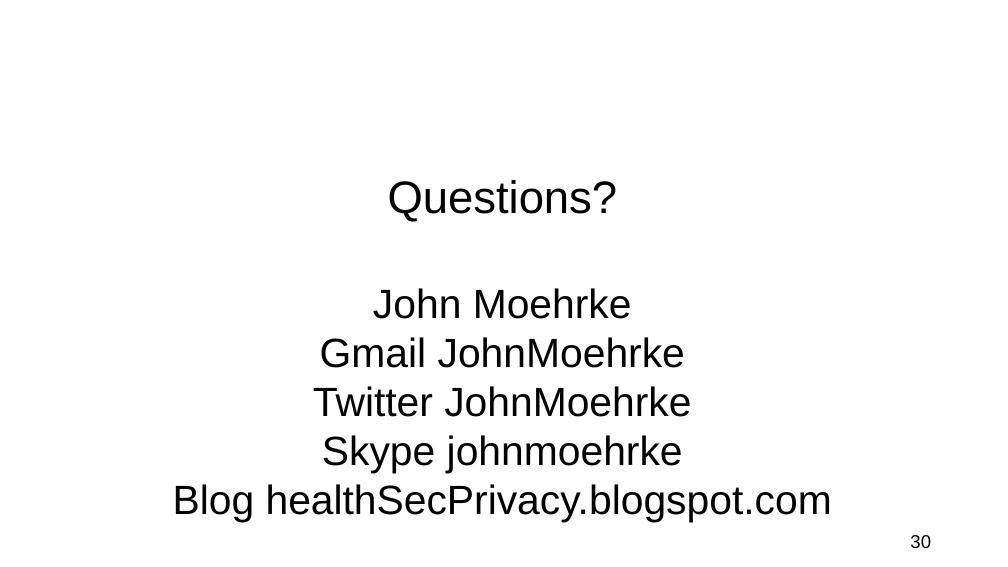
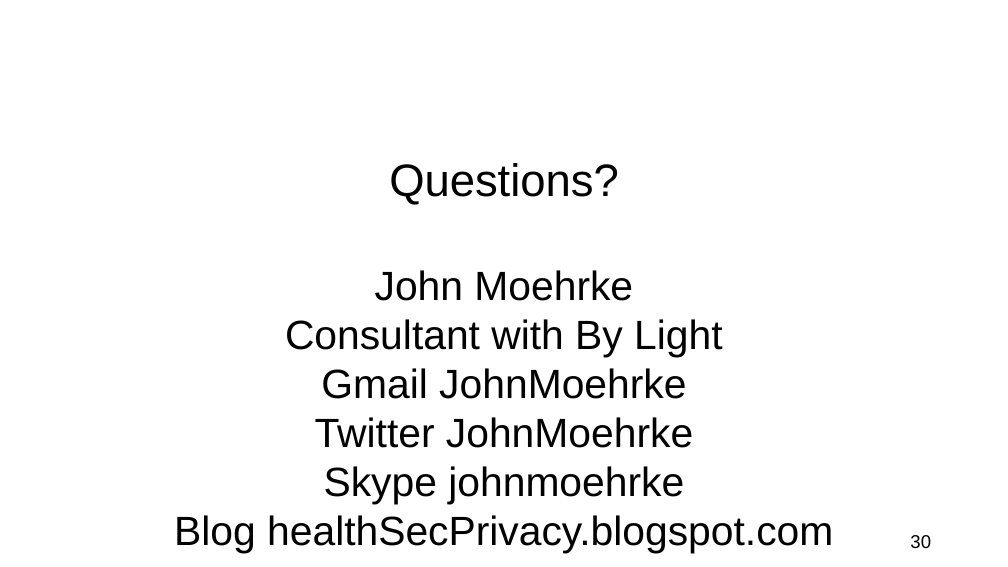
Before and after one commit to IHE/IT-Infrastructure, a slide deck: slide 30 of Presentations/XDSonFHIR-MHD+mXDE+QEDm.pptx. Drawn at 1008x567 pixels with LibreOffice and Linux fonts; fonts in the diff are those of the drawing. Boxes give left, top, right and bottom in pixels: in the first picture for what was removed or moved away, otherwise in the second. Text is boxed around its words. In the diff, an @@ line names an element or a change of style, - is before the commit and + after.

```diff
--- a/Presentations/XDSonFHIR-MHD+mXDE+QEDm.pptx
+++ b/Presentations/XDSonFHIR-MHD+mXDE+QEDm.pptx
@@ text "Questions?": place and size @@
-text "Questions?" at bbox=[173, 180, 832, 522]
+text "Questions?" at bbox=[174, 163, 833, 554]
@@ text at bbox=[285, 319, 722, 358]: paragraph added @@
+Consultant with By Light
```
Also in this commit, not shown: 3 other slides changed, 3 slides added.
